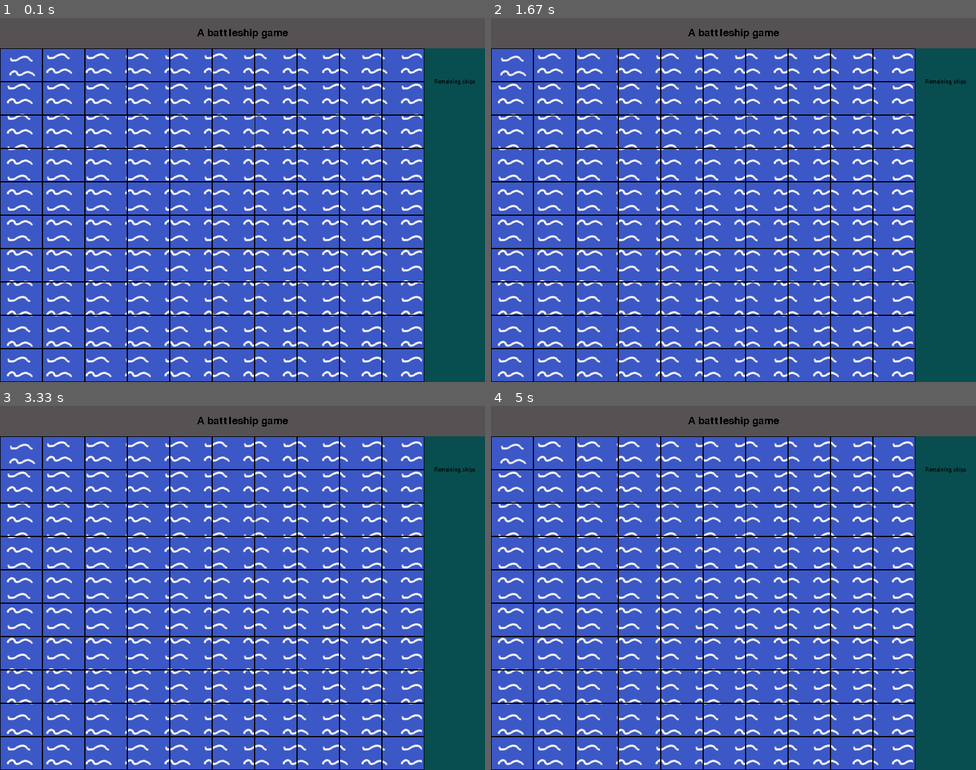
Above: before the commit, frames 1-4 (two rows, left to right).
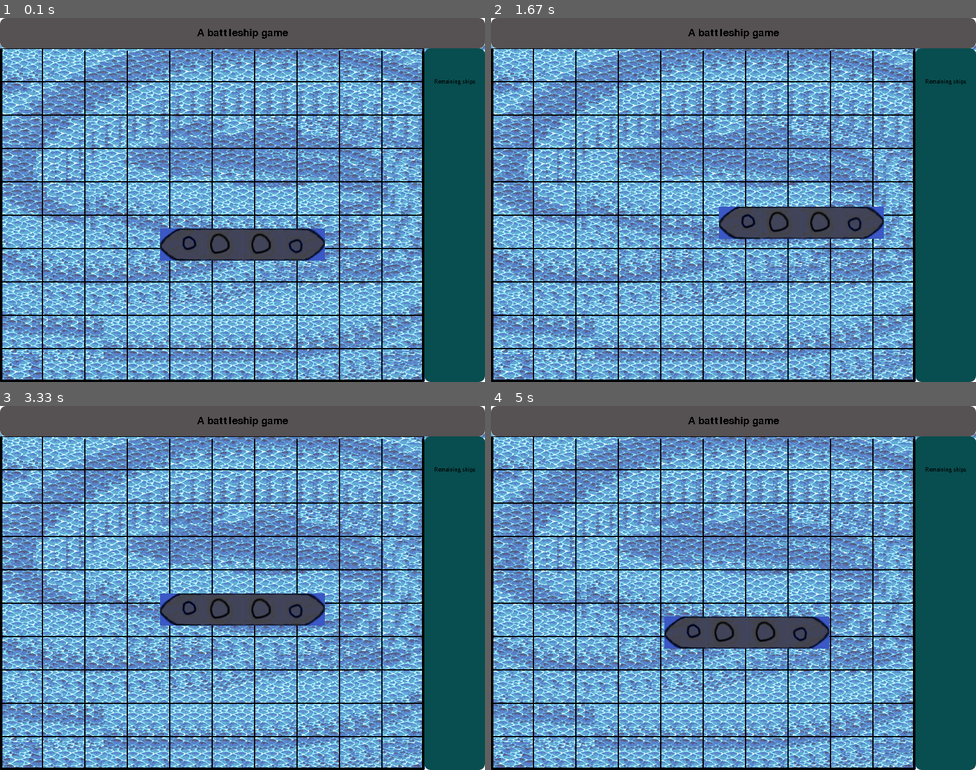
Above: after the commit, the same moments.

Repository: WingWhiper/Projects
Game: pygame game, started from pygameSemesterProject/main.py
Two runs of this game, one before a commit and one after it. Both use one fixed random seed, a clock stepped at 60 frames per second and the inputs below.
Inputs:
- Up to frame 1 (0.1 s): no input
- Up to frame 2 (1.67 s): hold Right 0.33-0.8 s; hold Up 0.83-1.13 s; hold D 1.17-1.63 s
- Up to frame 3 (3.33 s): hold Left 1.67-2.2 s; hold S 2.23-2.53 s; hold Left 2.57-2.97 s; hold W from 3 s (still down)
- Up to frame 4 (5 s): release W at 3.37 s; hold Right 3.4-4.03 s; hold S 4.07-4.43 s; hold Left 4.47-4.93 s; hold D from 4.97 s (still down)

The runs differ from the first frame. In frame 1, 75% of the frame differs, in the area x 0-100%, y 0-100%; in frame 2, 75%; in frame 3, 75%; in frame 4, 75%.

Commit message:
Added images
Added ships and updated background image with better water

Diff:
--- a/pygameSemesterProject/main.py
+++ b/pygameSemesterProject/main.py
@@ -1,4 +1,39 @@
 import pygame
+
+
+def load_image(image_name):
+    image = pygame.image.load(f'{image_name}').convert()
+    return image
+
+
+# for now this only loads horizontal ships
+def load_ships():
+    ship2 = load_image('images/ship_h_two.png')
+    ship3 = load_image('images/ship_h_three.png')
+    ship4 = load_image('images/ship_h_four.png')
+    ship5 = load_image('images/ship_h_five.png')
+    return ship2, ship3, ship4, ship5
+
+
+class Ship(pygame.sprite.Sprite):
+    def __init__(self):
+        super().__init__()
+        self.image = load_image('images/ship_h_four.png')
+        self.rect = self.image.get_rect(midbottom=(400, 400))
+
+    def move_ship(self):
+        keys = pygame.key.get_pressed()
+        if keys[pygame.K_LEFT] or keys[pygame.K_a]:
+            self.rect.x -= 2
+        elif keys[pygame.K_RIGHT] or keys[pygame.K_d]:
+            self.rect.x += 2
+        elif keys[pygame.K_UP] or keys[pygame.K_w]:
+            self.rect.y -= 2
+        elif keys[pygame.K_DOWN] or keys[pygame.K_s]:
+            self.rect.y += 2
+
+    def update(self):
+        self.move_ship()
 
 
 pygame.init()
@@ -6,7 +41,7 @@
 pygame.display.set_caption('Battleship Game')
 clock = pygame.time.Clock()
 game_active = True
-background = pygame.image.load('images/BG.png').convert()
+background = load_image('images/BG.png')
 header_font = pygame.font.SysFont('blackadderitc', 25)
 side_font = pygame.font.SysFont('timesnewroman', 10)
 # Create a variable to edit the header area text
@@ -15,7 +50,9 @@
 # create a variable to hold the right side display text
 side_display_text = side_font.render('Remaining ships', False, (0, 0, 0))
 side_display_text_rect = side_display_text.get_rect(center=(750, 105))
-
+h_ship_two, h_ship_three, h_ship_four, h_ship_five = load_ships()
+ship = pygame.sprite.GroupSingle()
+ship.add(Ship())
 # Testing ways to get rectangles around squares, or atleast blit something to that square
 # black_box = pygame.draw.rect(screen, (0, 0, 0), (65, 50))
 # black_box_rect = black_box.get_rect(topleft=(4, 54))
@@ -31,6 +68,8 @@
         screen.blit(game_name, game_name_rect)
         screen.blit(side_display_text, side_display_text_rect)
         # screen.blit(black_box, black_box_rect)
+        ship.draw(screen)
+        ship.update()
 
     pygame.display.update()
     clock.tick(60)
Binary file changed: pygameSemesterProject/images/BG.png
Binary file added: pygameSemesterProject/images/ship_h_five.png
Binary file added: pygameSemesterProject/images/ship_h_four.png
Binary file added: pygameSemesterProject/images/ship_h_three.png
Binary file added: pygameSemesterProject/images/ship_h_two.png
Not shown, changed: pygameSemesterProject/images/rawfiles/BGxcf.xcf
